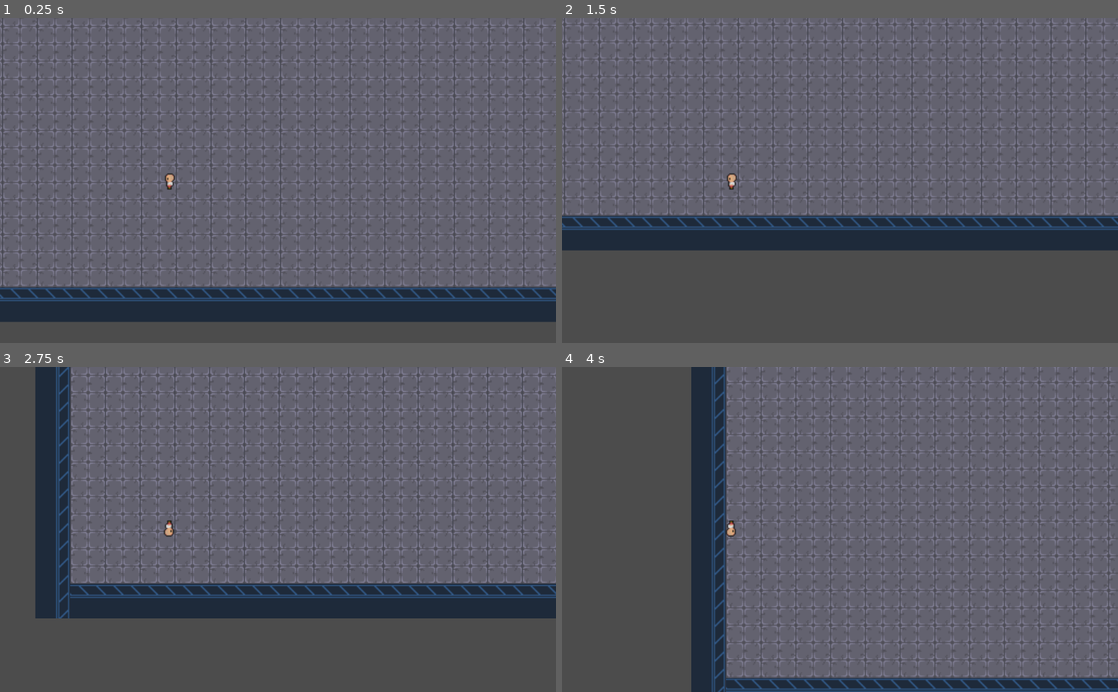
Above: before the commit, frames 1-4 (two rows, left to right).
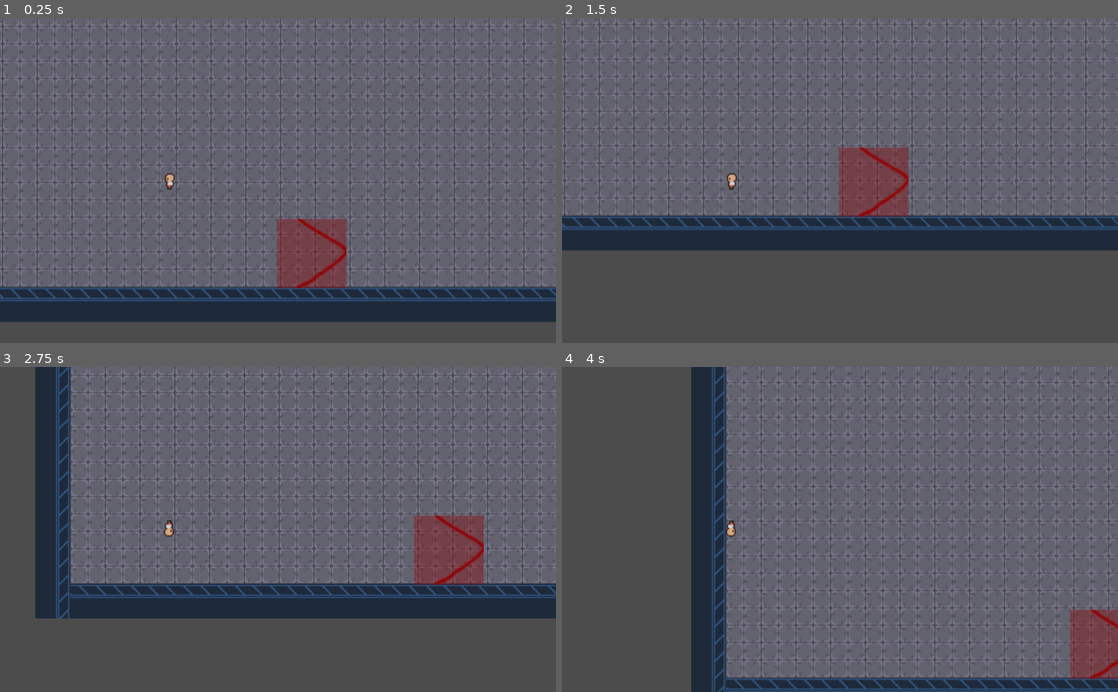
Above: after the commit, the same moments.

Repository: rdelaage/TDDD23
Game: Godot game, scene res://Level0.tscn
The game is run twice, just before and just after one commit, with the same random seed, the same clock (stepped at 60 frames per second) and the same inputs.
Inputs:
- Up to frame 1 (0.25 s): no input
- Up to frame 2 (1.5 s): hold Right (move_right) from 0.53 s (still down); tap Up (invert_gravity) at 0.6, 1.35 s; tap Space (jump) at 0.77 s
- Up to frame 3 (2.75 s): tap Space (jump) at 1.52 s; release Right (move_right) at 2.03 s; hold Left (move_left) from 2.03 s (still down); tap Up (invert_gravity) at 2.1 s
- Up to frame 4 (4 s): release Left (move_left) at 2.78 s; hold Right (move_right) from 2.78 s (still down); tap Up (invert_gravity) at 2.85, 3.6 s; tap Space (jump) at 3.02, 3.77 s

The runs differ from the first frame. In frame 1, 2.6% of the frame differs, in the area x 49-63%, y 61-84%; in frame 2, 2.6%; in frame 3, 2.6%; in frame 4, 1.8%.

Commit message:
One way block

Diff:
--- a/Level0.tscn
+++ b/Level0.tscn
@@ -1,7 +1,8 @@
-[gd_scene load_steps=16 format=2]
+[gd_scene load_steps=17 format=2]
 
 [ext_resource path="res://scifi_space_tiles.png" type="Texture" id=1]
 [ext_resource path="res://player.tscn" type="PackedScene" id=2]
+[ext_resource path="res://oneway.tscn" type="PackedScene" id=3]
 
 [sub_resource type="ConvexPolygonShape2D" id=2]
 points = PoolVector2Array( 0, 0, 32, 0, 32, 32, 0, 32 )
@@ -300,3 +301,7 @@
 
 [node name="KinematicBody2D" parent="." instance=ExtResource( 2 )]
 position = Vector2( 250, 471 )
+
+[node name="StaticBody2D" parent="." instance=ExtResource( 3 )]
+position = Vector2( 381, 545 )
+rotation = 1.5708
--- /dev/null
+++ b/oneway.tscn
@@ -0,0 +1,15 @@
+[gd_scene load_steps=3 format=2]
+
+[ext_resource path="res://oneway.png" type="Texture" id=1]
+
+[sub_resource type="RectangleShape2D" id=1]
+extents = Vector2( 32, 32 )
+
+[node name="StaticBody2D" type="StaticBody2D"]
+
+[node name="Sprite" type="Sprite" parent="."]
+texture = ExtResource( 1 )
+
+[node name="CollisionShape2D" type="CollisionShape2D" parent="."]
+shape = SubResource( 1 )
+one_way_collision = true
Binary file added: oneway.png
Not shown, added: oneway.png.import
